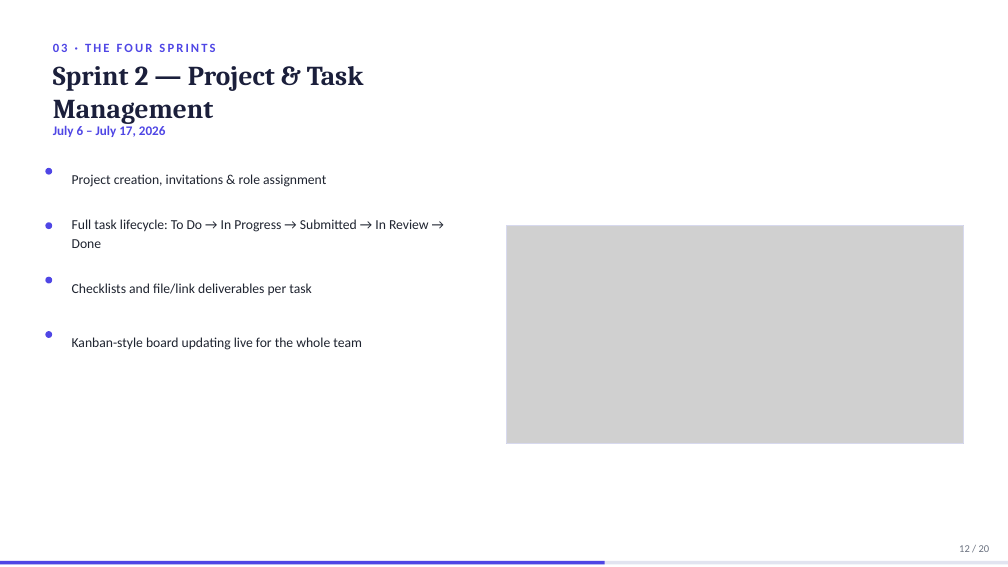
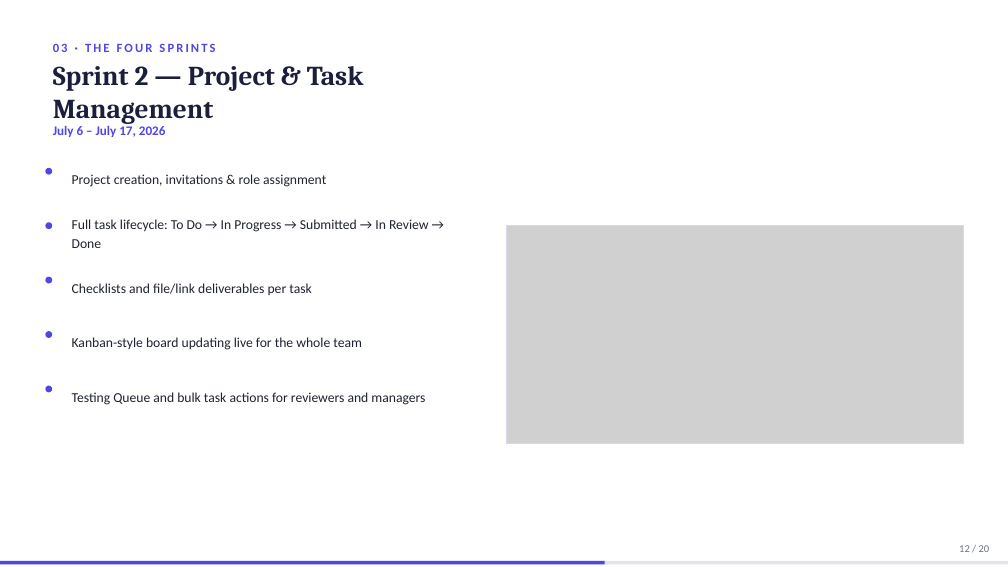
Before and after one commit to domdomxy/synkro, a slide deck: slide 12 of Synkro_PFA_Defense.pptx. Drawn at 1008x567 pixels with LibreOffice and Linux fonts; fonts in the diff are those of the drawing; grey boxes stand for pictures. Boxes give left, top, right and bottom in pixels: in the first picture for what was removed or moved away, otherwise in the second. Text is boxed around its words. In the diff, an @@ line names an element or a change of style, - is before the commit and + after.

```diff
--- a/Synkro_PFA_Defense.pptx
+++ b/Synkro_PFA_Defense.pptx
@@ ellipse added at [45, 386, 52, 392], fill #4F46E5 @@
@@ text added at [72, 392, 425, 405], 13 pt, text #1F2430 @@
+Testing Queue and bulk task actions for reviewers and managers
```
Also in this commit, not shown: 3 other slides changed, 3 other files.
